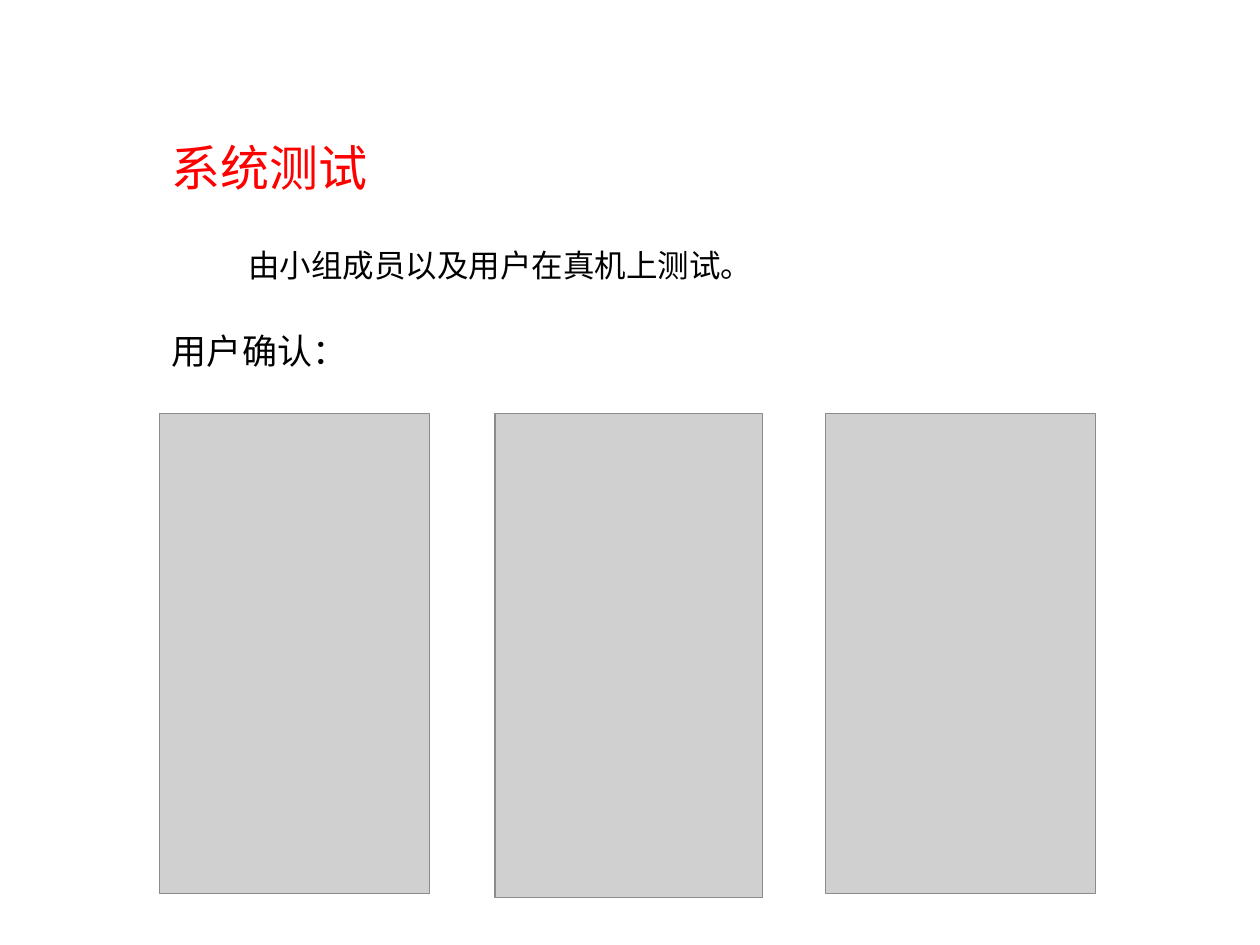
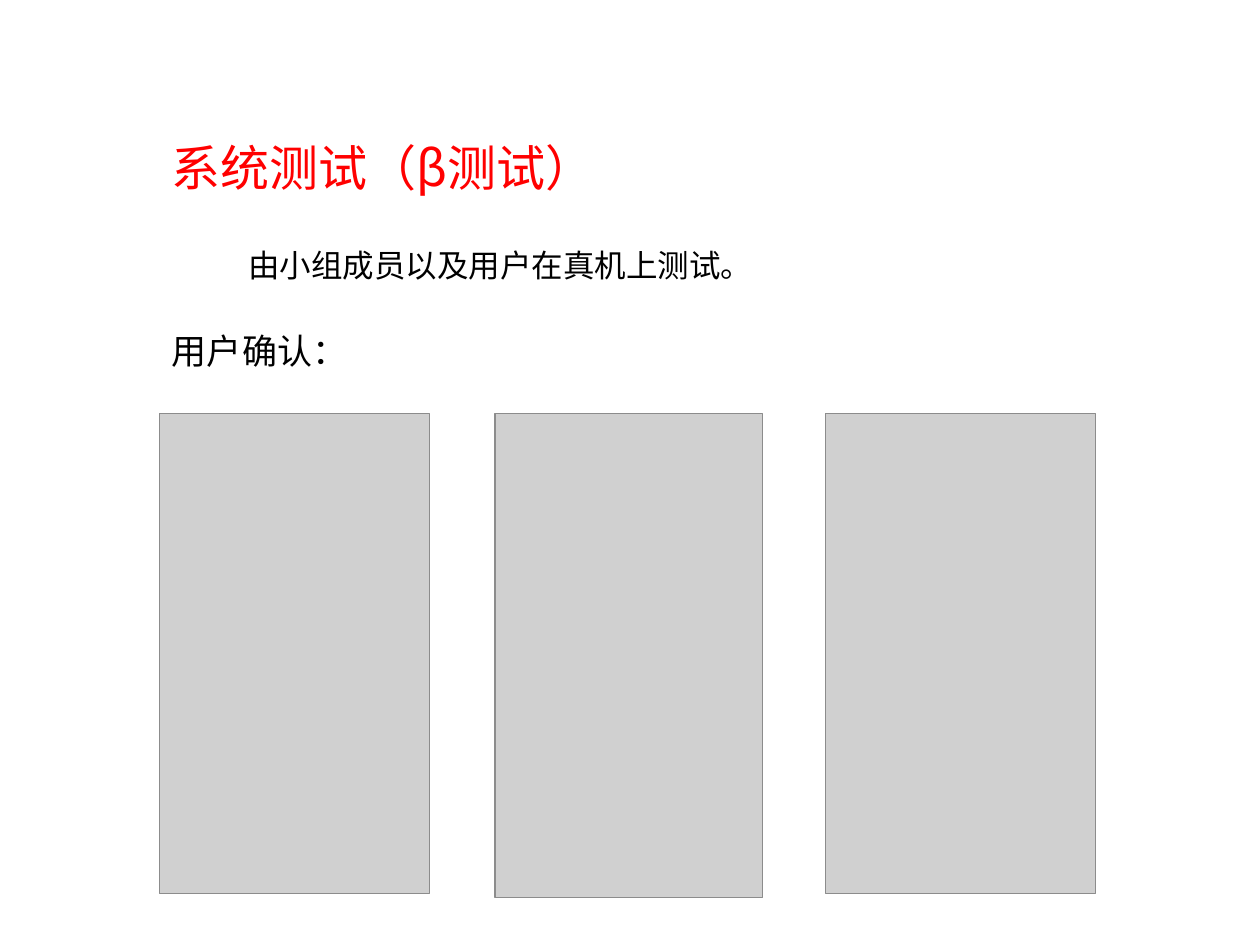
Before and after one commit to SE2018G18/SE2018-G18-Project, a slide deck: slide 33 of SE2018春-G18-项目总结.pptx. Drawn at 1260x945 pixels with LibreOffice and Linux fonts; fonts in the diff are those of the drawing; grey boxes stand for pictures; background and template pictures are left out. Boxes give left, top, right and bottom in pixels: in the first picture for what was removed or moved away, otherwise in the second. Text is boxed around its words. In the diff, an @@ line names an element or a change of style, - is before the commit and + after.

```diff
--- a/SE2018春-G18-项目总结.pptx
+++ b/SE2018春-G18-项目总结.pptx
@@ text at [172,144,594,196]: text changed @@
-系统测试
+系统测试（β测试）
```
Also in this commit, not shown: 4 other slides changed, 15 other files.
